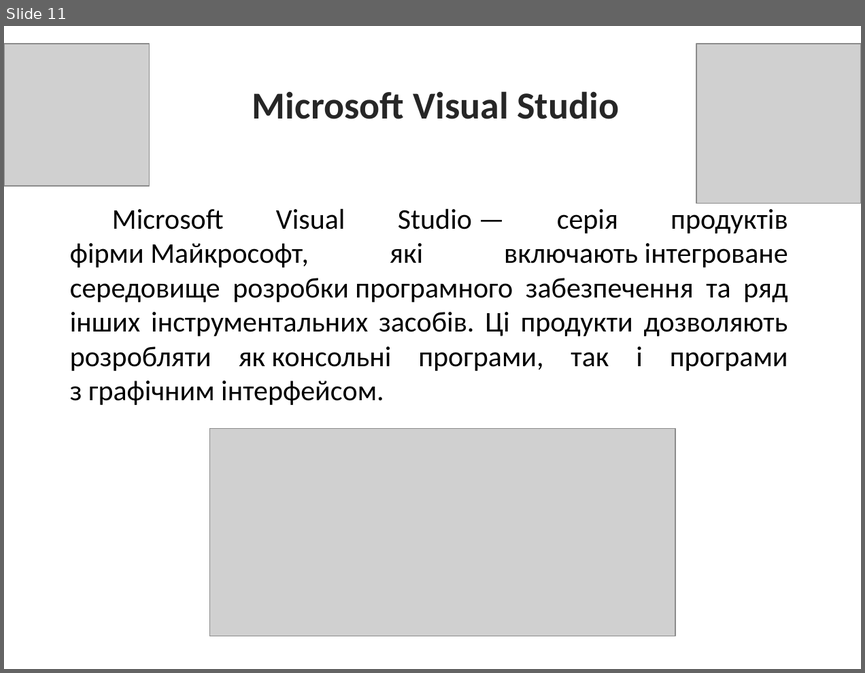
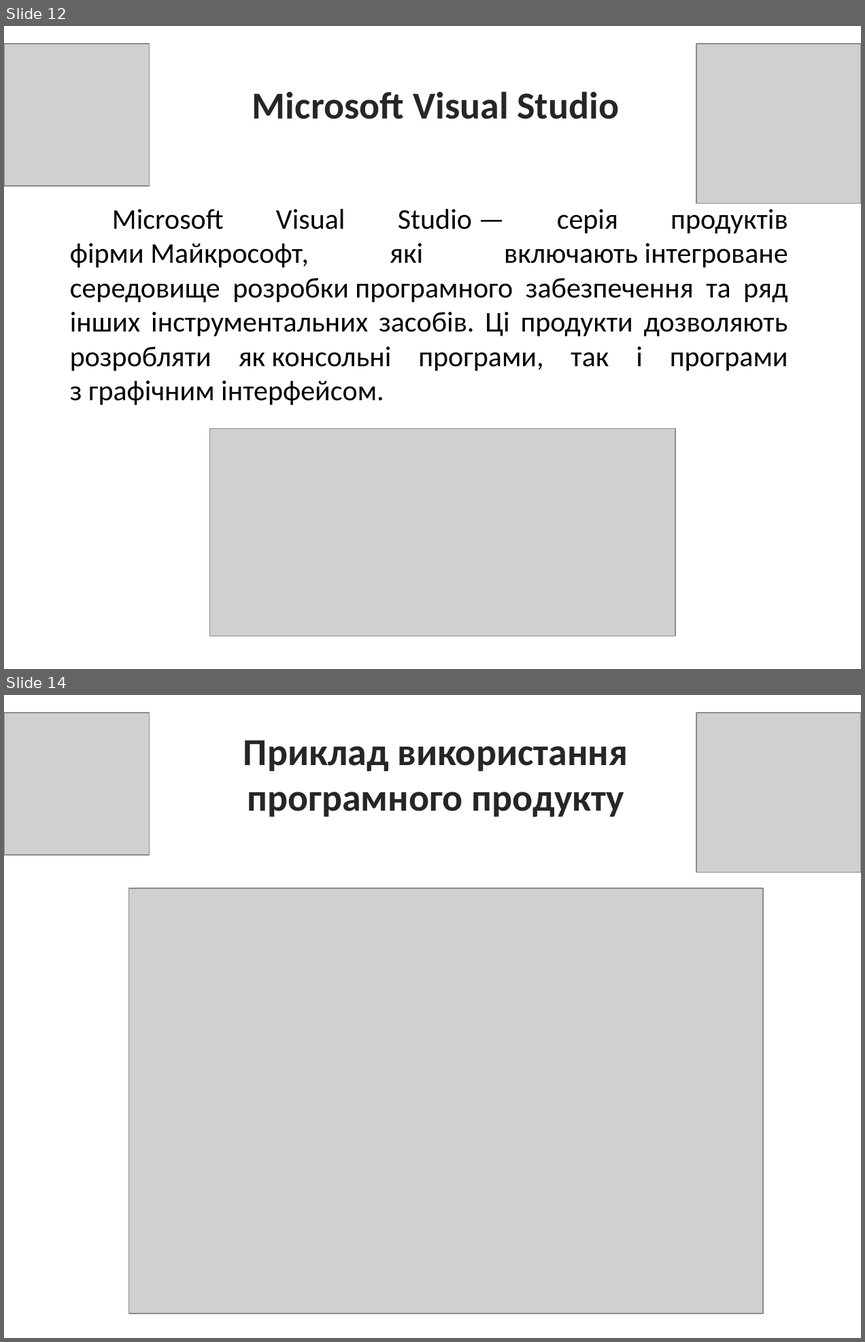
Before and after one commit to OverLord561/Deposist-Credit, a slide deck: Куц К13.pptx. Shown one above the other, each under a label of ours: slide 11 before the commit, slides 12 and 14 after it; the slides between them are not shown. The pictures are 865x673 and 865x1342 pixels, drawn with LibreOffice and Linux fonts; fonts in the diff are those of the drawing; grey boxes stand for pictures. Boxes give left, top, right and bottom in pixels: in the first picture for what was removed or moved away, otherwise in the second. Text is boxed around its words. In the diff, an @@ line names an element or a change of style, - is before the commit and + after.

```diff
--- a/Куц К13.pptx
+++ b/Куц К13.pptx
@@ slide 14 added at <box>4,695,861,1338</box>, background #FFFFFF @@
@@ picture added at <box>4,713,149,855</box> @@
@@ picture added at <box>696,713,861,872</box> @@
@@ title added at <box>243,740,628,817</box>, 32 pt, text #262626, bold @@
+Приклад використання програмного продукту
@@ picture added at <box>129,888,763,1312</box> @@
@@ what was slide 11 is now slide 12 @@
```
Also in this commit, not shown: 6 slides changed, 1 other slide added, 2 other files.
